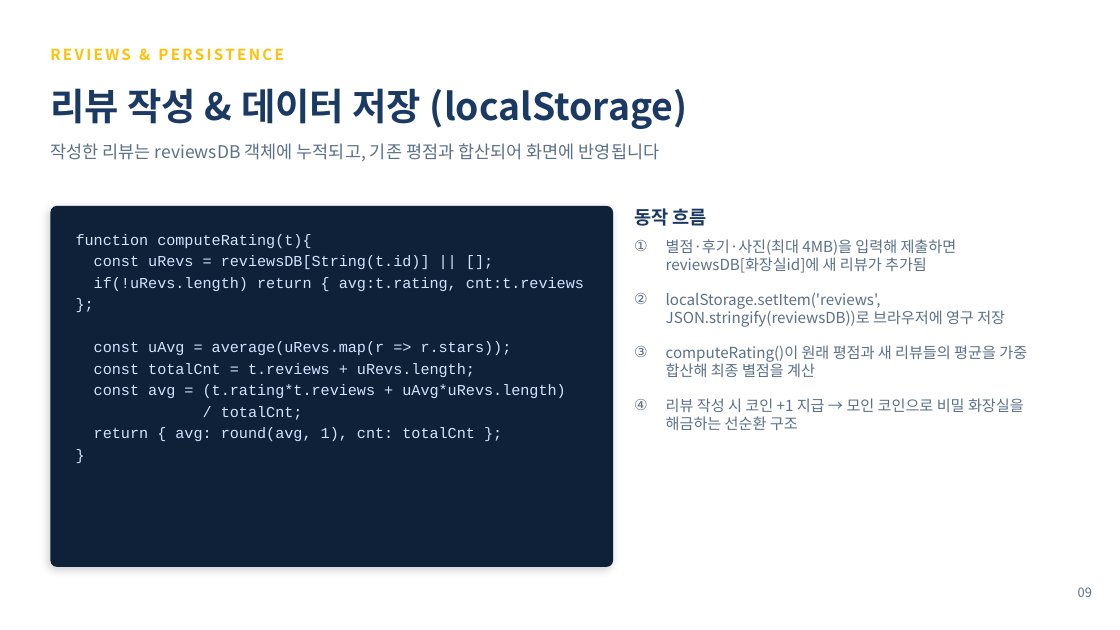
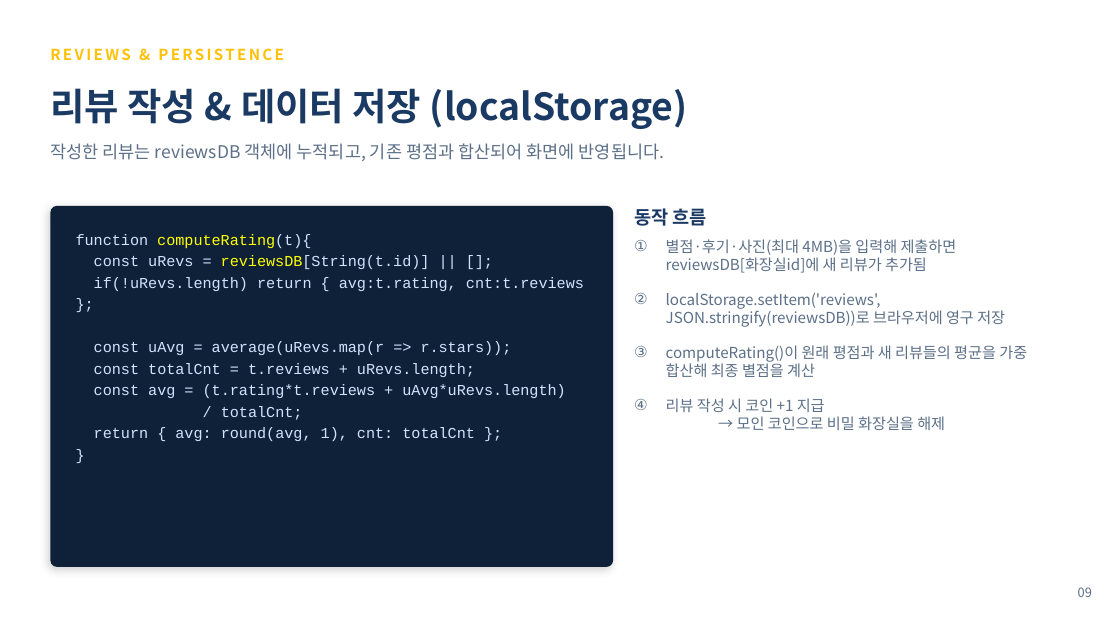
Before and after one commit to yejin2003/my-toilet-app, a slide deck: slide 9 of 어딨어_내_화장실_발표자료_최종.pptx. Drawn at 1120x630 pixels with LibreOffice and Linux fonts; fonts in the diff are those of the drawing. Boxes give left, top, right and bottom in pixels: in the first picture for what was removed or moved away, otherwise in the second. Text is boxed around its words. In the diff, an @@ line names an element or a change of style, - is before the commit and + after.

```diff
--- a/어딨어_내_화장실_발표자료_최종.pptx
+++ b/어딨어_내_화장실_발표자료_최종.pptx
@@ text at box(50, 143, 665, 161): text changed @@
-작성한 리뷰는 reviewsDB 객체에 누적되고, 기존 평점과 합산되어 화면에 반영됩니다
+작성한 리뷰는 reviewsDB 객체에 누적되고, 기존 평점과 합산되어 화면에 반영됩니다.
@@ text at box(76, 234, 430, 269): text colour #CFE3FF to #FFFF00 in "computeRating(t){", "reviewsDB[String(t.id)]" @@
@@ text at box(666, 398, 945, 430): text changed @@
-④ 리뷰 작성 시 코인 +1 지급 → 모인 코인으로 비밀 화장실을 해금하는 선순환 구조
+④ 리뷰 작성 시 코인 +1 지급
+→ 모인 코인으로 비밀 화장실을 해제
```
Also in this commit, not shown: 6 other slides changed.
